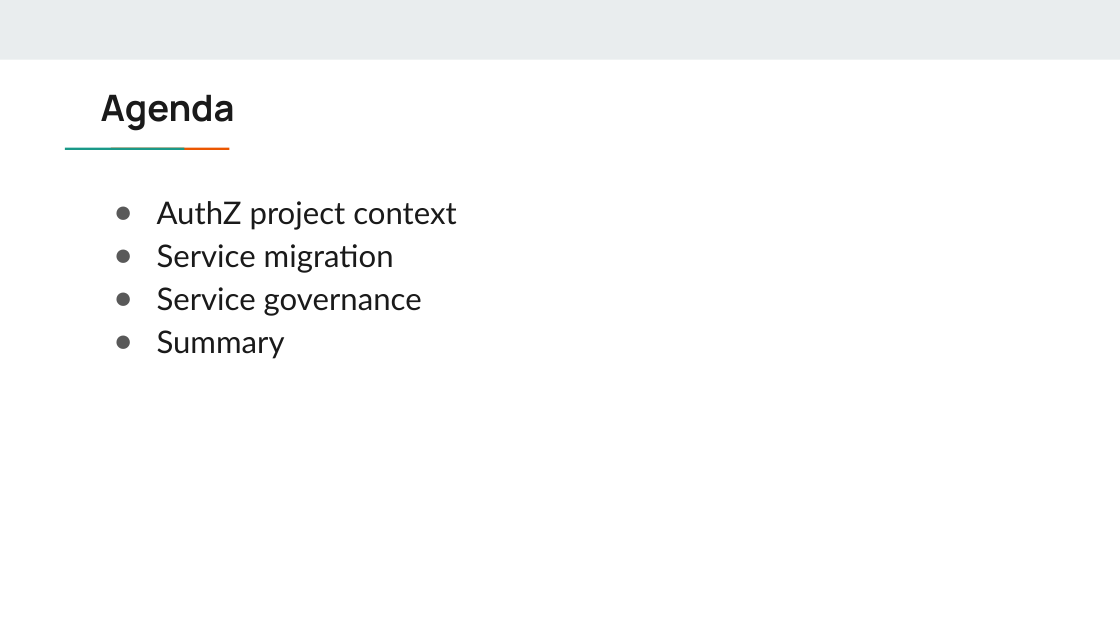
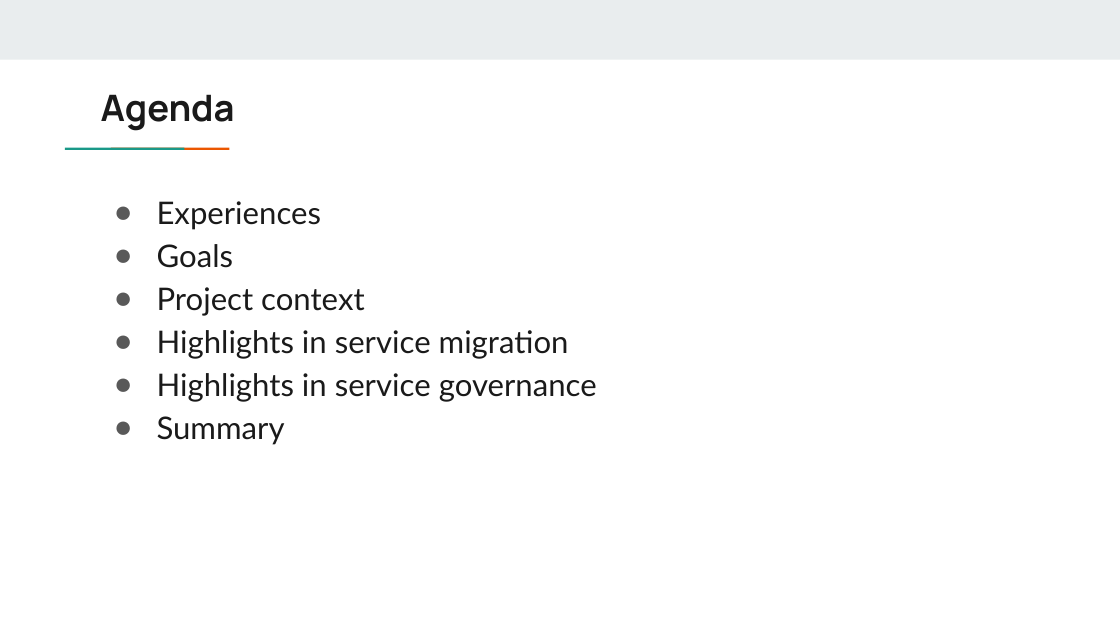
Before and after one commit to DreamOfTheRedChamber/my-resume, a slide deck: slide 2 of ExperiencesTalks/AuthzServiceMigration.pptx. Drawn at 1120x630 pixels with LibreOffice and Linux fonts; fonts in the diff are those of the drawing. Boxes give left, top, right and bottom in pixels: in the first picture for what was removed or moved away, otherwise in the second. Text is boxed around its words. In the diff, an @@ line names an element or a change of style, - is before the commit and + after.

```diff
--- a/ExperiencesTalks/AuthzServiceMigration.pptx
+++ b/ExperiencesTalks/AuthzServiceMigration.pptx
@@ text at <box>157,201,597,401</box>: text changed @@
-● AuthZ project context
-● Service migration
-● Service governance
+● Experiences
+● Goals
+● Project context
+● Highlights in service migration
+● Highlights in service governance
```
Also in this commit, not shown: 7 other slides changed, 9 slides added, 3 slides removed.
